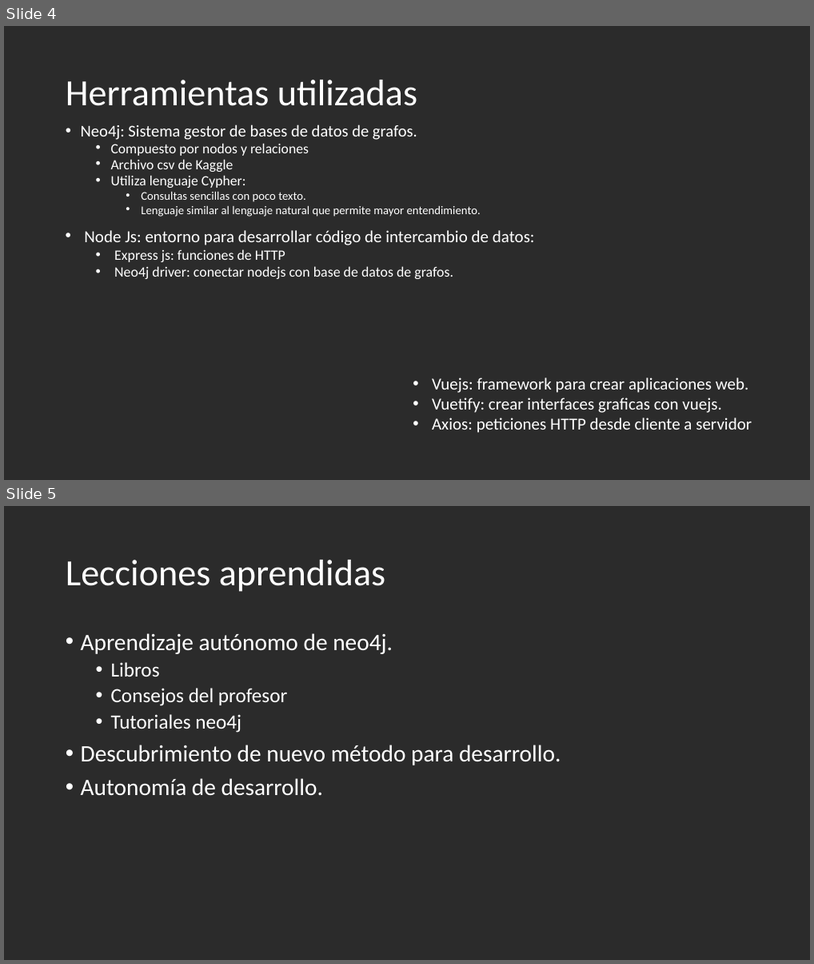
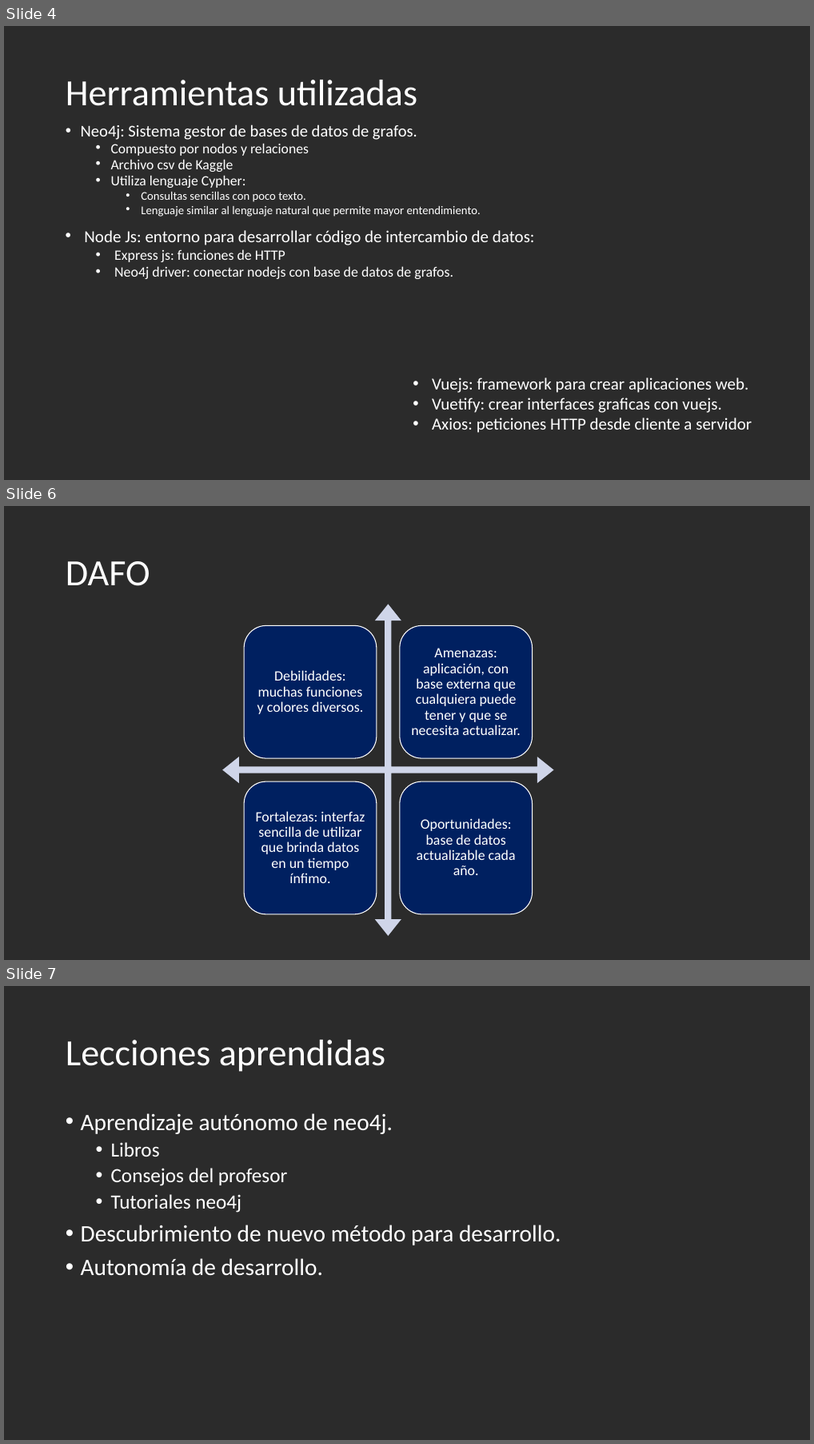
Before and after one commit to adelrf01/Bussiness-Intelligence, a slide deck: Presentacion FutbolFichajes.pptx. Shown one above the other, each under a label of ours: slides 4 and 5 before the commit, slides 4, 6 and 7 after it; the slides between them are not shown. The pictures are 814x964 and 814x1444 pixels, drawn with LibreOffice and Linux fonts; fonts in the diff are those of the drawing; background and template pictures are left out; a plain dark background stands for a picture behind light text. Boxes give left, top, right and bottom in pixels: in the first picture for what was removed or moved away, otherwise in the second. Text is boxed around its words. In the diff, an @@ line names an element or a change of style, - is before the commit and + after.

Commit message:
añadido dafo tanto en memoria como el presentacion y composicion de aplicacion en presentacion

```diff
--- a/Presentacion FutbolFichajes.pptx
+++ b/Presentacion FutbolFichajes.pptx
@@ slide 6 added at (4,506,810,960), background picture (left out) @@
@@ title added at (66,561,150,586), 44 pt, text #FFFFFF @@
+DAFO
@@ group added at (222,604,554,936): 4 rounded rectangles, 4 texts, 1 quad arrow @@
+Debilidades: muchas funciones y colores diversos.
+Amenazas: aplicación, con base externa que cualquiera puede tener y que se necesita actualizar.
+Fortalezas: interfaz sencilla de utilizar que brinda datos en un tiempo ínfimo.
+Oportunidades: base de datos actualizable cada año.
@@ what was slide 5 is now slide 7 @@
```
Also in this commit, not shown: 1 slide changed, 1 other slide added, 1 other file.
